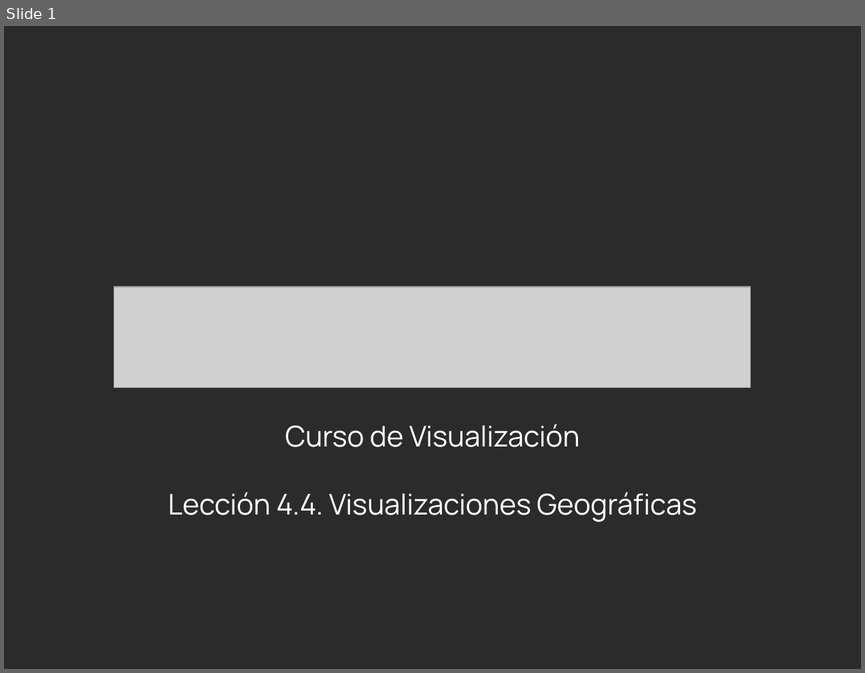
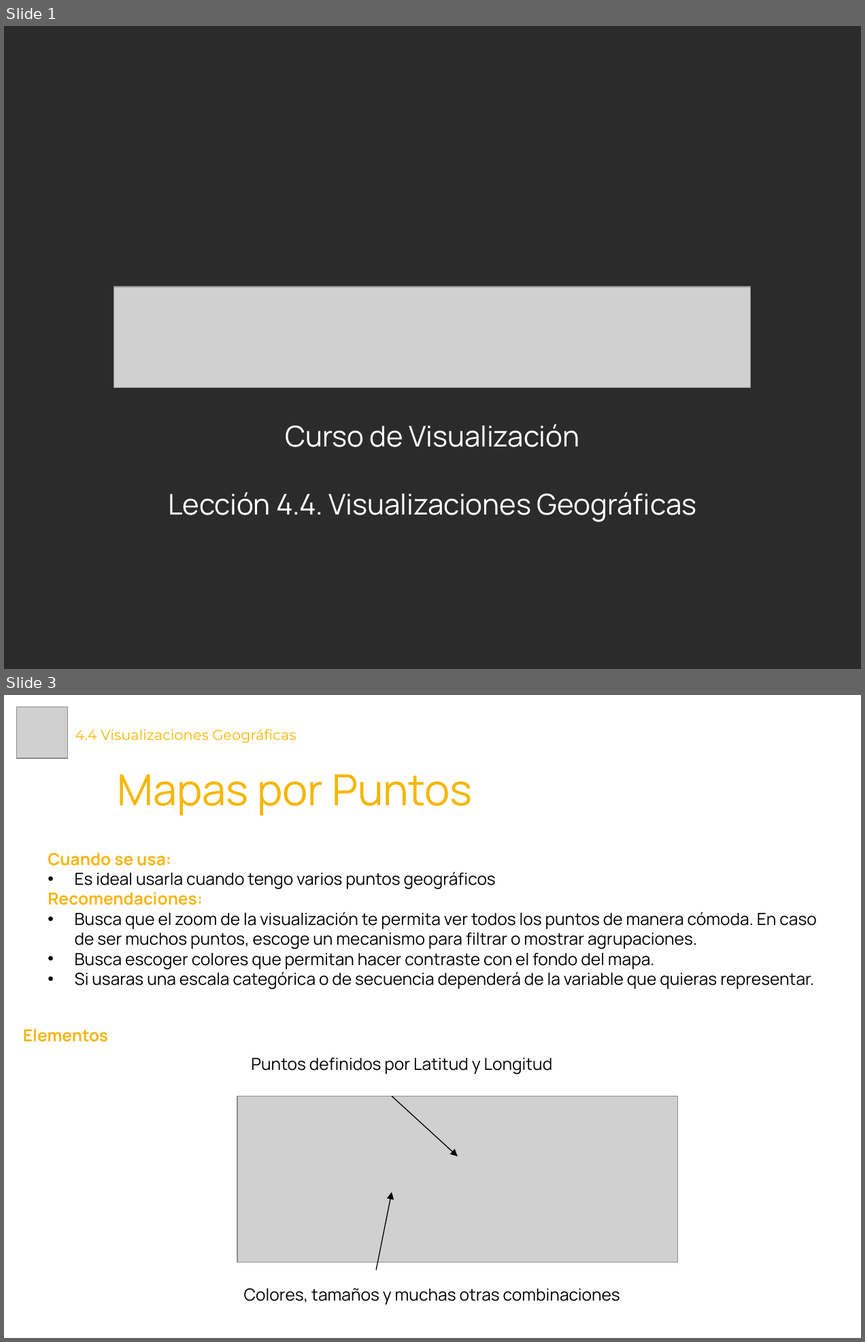
Before and after one commit to Laboratoria/curriculum, a slide deck: 18-data-visualization/Contenido Semana 2/4.4. Presentación - Visualizaciones Geográficas.pptx. Shown one above the other, each under a label of ours: slide 1 before the commit, slides 1 and 3 after it; the slides between them are not shown. The pictures are 865x673 and 865x1342 pixels, drawn with LibreOffice and Linux fonts; fonts in the diff are those of the drawing; grey boxes stand for pictures; background and template pictures are left out; a plain dark background stands for a picture behind light text. Boxes give left, top, right and bottom in pixels: in the first picture for what was removed or moved away, otherwise in the second. Text is boxed around its words. In the diff, an @@ line names an element or a change of style, - is before the commit and + after.

```diff
--- a/18-data-visualization/Contenido Semana 2/4.4. Presentación - Visualizaciones Geográficas.pptx
+++ b/18-data-visualization/Contenido Semana 2/4.4. Presentación - Visualizaciones Geográficas.pptx
@@ slide 3 added at <box>4,695,861,1338</box>, background #FFFFFF @@
@@ picture added at <box>16,707,67,758</box> @@
@@ title added at <box>75,729,296,743</box>, 12 pt, text #F7B600 @@
+4.4 Visualizaciones Geográficas
@@ text added at <box>117,774,473,815</box>, 36 pt, text #F7B600 @@
+Mapas por Puntos
@@ text added at <box>48,853,817,989</box>, 14 pt, text #000000 @@
+Cuando se usa:
+• Es ideal usarla cuando tengo varios puntos geográficos
+Recomendaciones:
+• Busca que el zoom de la visualización te permita ver todos los puntos de manera cómoda. En caso de ser muchos puntos, escoge un mecanismo para filtrar o mostrar agrupaciones.
+• Busca escoger colores que permitan hacer contraste con el fondo del mapa.
+• Si usaras una escala categórica o de secuencia dependerá de la variable que quieras representar.
@@ text added at <box>23,1029,108,1042</box>, 14 pt, text #F7B617, bold @@
+Elementos
@@ text added at <box>251,1057,553,1074</box>, 14 pt, text #000000 @@
+Puntos definidos por Latitud y Longitud
@@ picture added at <box>237,1096,677,1262</box> @@
@@ arrow added from (392, 1096) to (458, 1156), #000000 0.75 pt @@
@@ arrow added from (376, 1270) to (392, 1192), #000000 0.75 pt @@
@@ text added at <box>244,1288,620,1304</box>, 14 pt, text #000000 @@
+Colores, tamaños y muchas otras combinaciones
```
Also in this commit, not shown: 1 slide changed, 1 other slide added, 8 other files.
